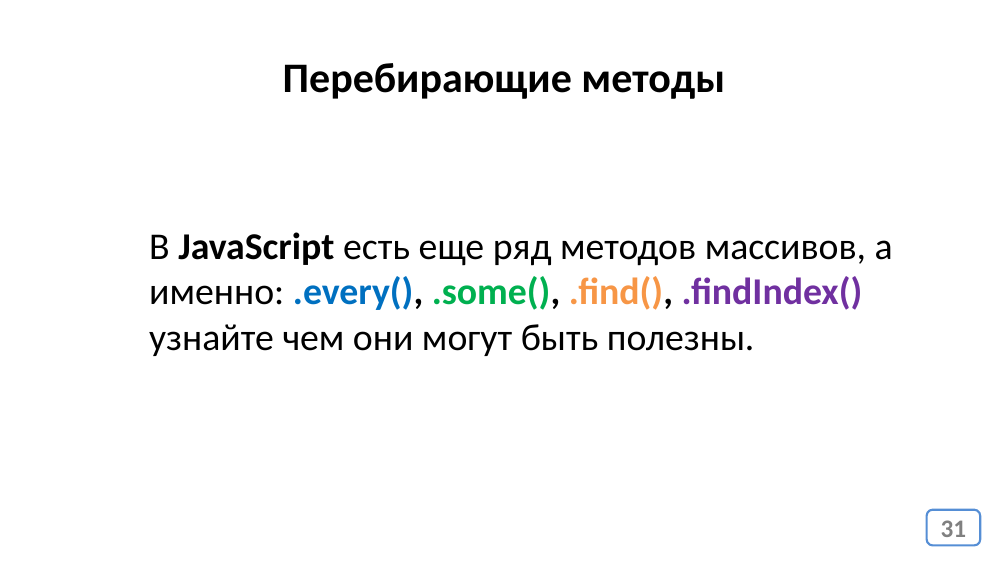
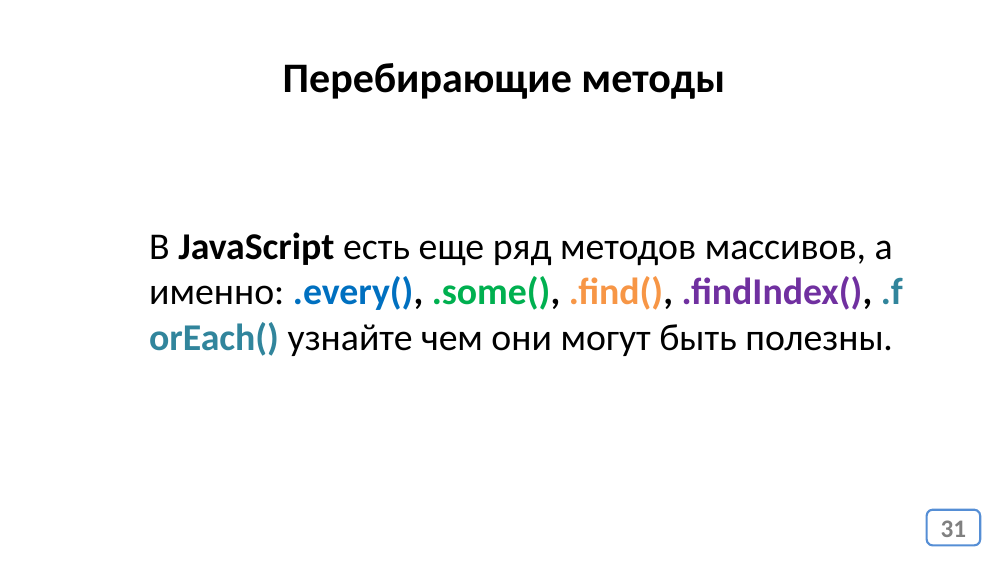
Before and after one commit to js-14-ort-dnipro/lesson02, a slide deck: slide 31 of lesson02.pptx. Drawn at 1008x567 pixels with LibreOffice and Linux fonts; fonts in the diff are those of the drawing. Boxes give left, top, right and bottom in pixels: in the first picture for what was removed or moved away, otherwise in the second. Text is boxed around its words. In the diff, an @@ line names an element or a change of style, - is before the commit and + after.

```diff
--- a/lesson02.pptx
+++ b/lesson02.pptx
@@ text at (x1=149, y1=232, x2=893, y2=356): text changed @@
-В JavaScript есть еще ряд методов массивов, а именно: .every(), .some(), .find(), .findIndex() узнайте чем они могут быть полезны.
+В JavaScript есть еще ряд методов массивов, а именно: .every(), .some(), .find(), .findIndex(), .forEach() узнайте чем они могут быть полезны.
```
Also in this commit, not shown: 1 other slide changed, 1 other file.
